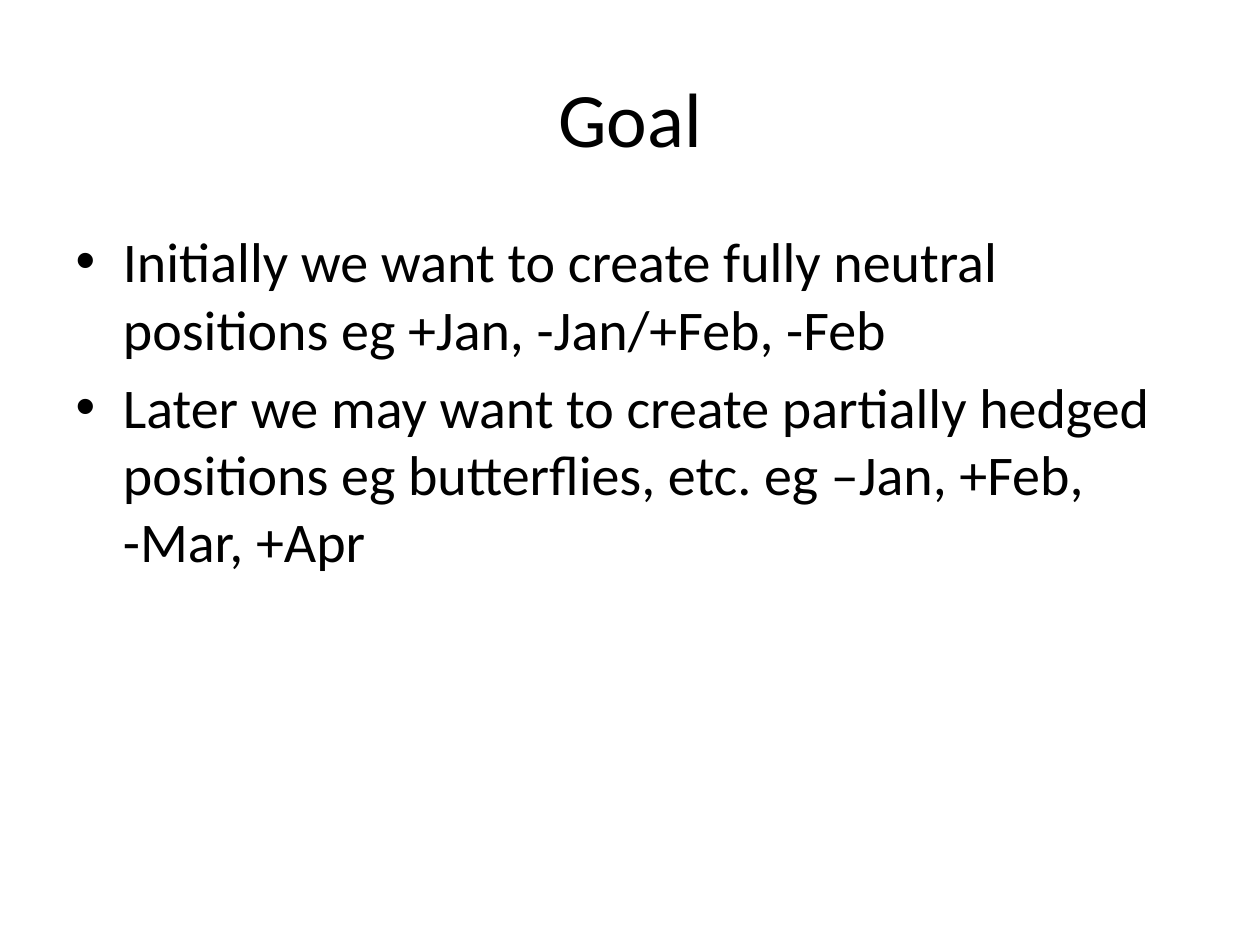
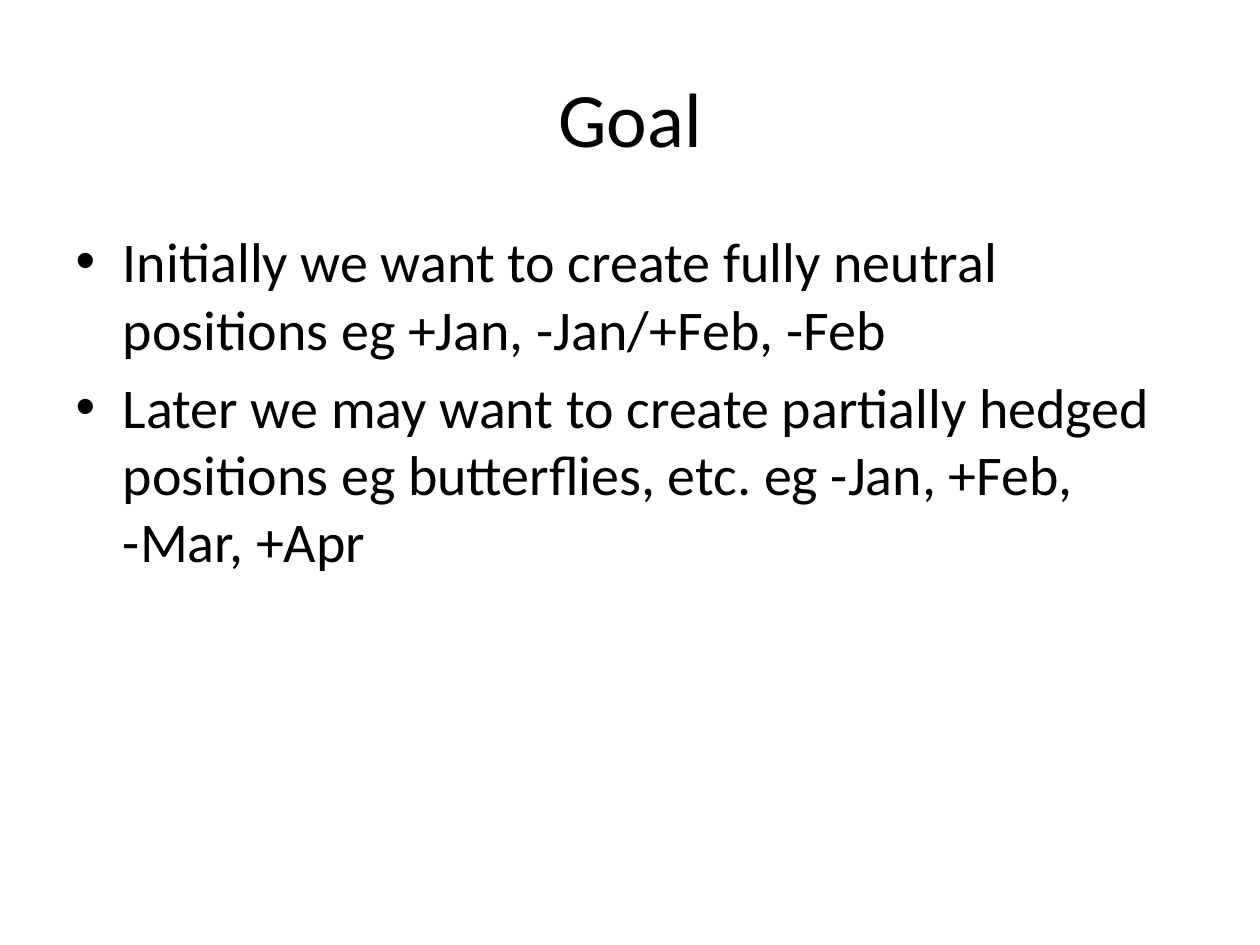
Before and after one commit to benofben/implier, a slide deck: slide 4 of doc/Implier - Arbitrage Examples.pptx. Drawn at 1260x945 pixels with LibreOffice and Linux fonts; fonts in the diff are those of the drawing. Boxes give left, top, right and bottom in pixels: in the first picture for what was removed or moved away, otherwise in the second. Text is boxed around its words. In the diff, an @@ line names an element or a change of style, - is before the commit and + after.

```diff
--- a/doc/Implier - Arbitrage Examples.pptx
+++ b/doc/Implier - Arbitrage Examples.pptx
@@ text at <box>123,389,1149,571</box>: text changed @@
-• Later we may want to create partially hedged positions eg butterflies, etc. eg –Jan, +Feb, -Mar, +Apr
+• Later we may want to create partially hedged positions eg butterflies, etc. eg -Jan, +Feb, -Mar, +Apr
```
Also in this commit, not shown: 2 other slides changed, 1 slide removed.
